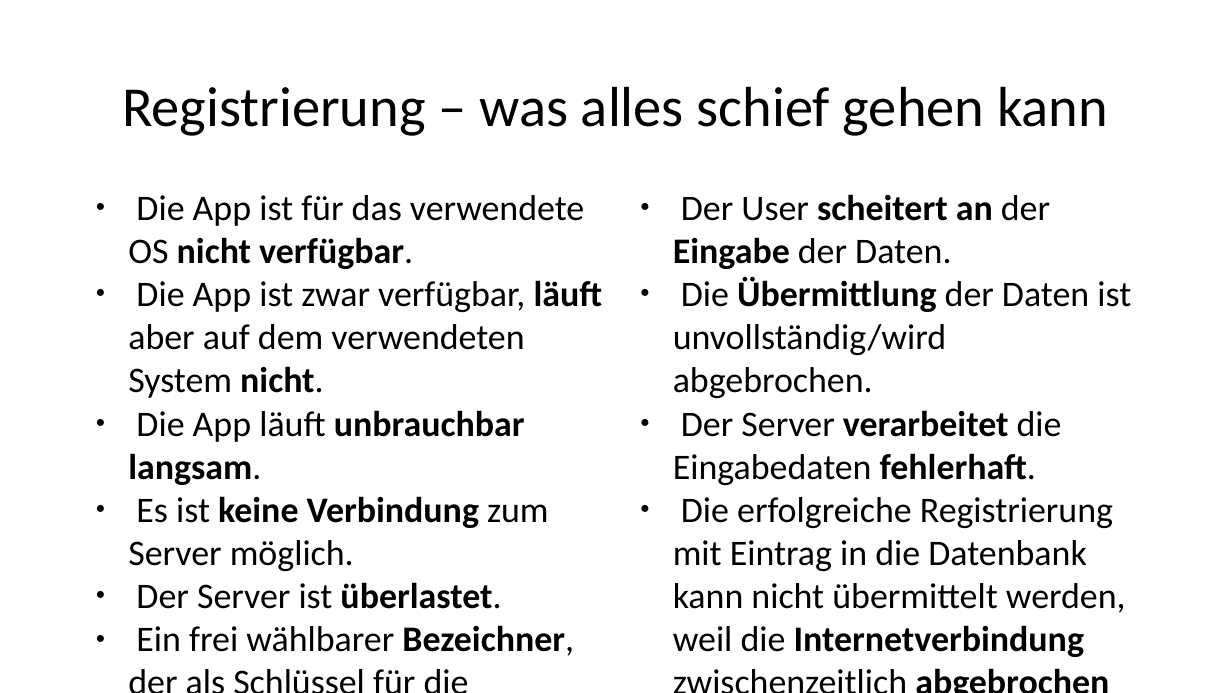
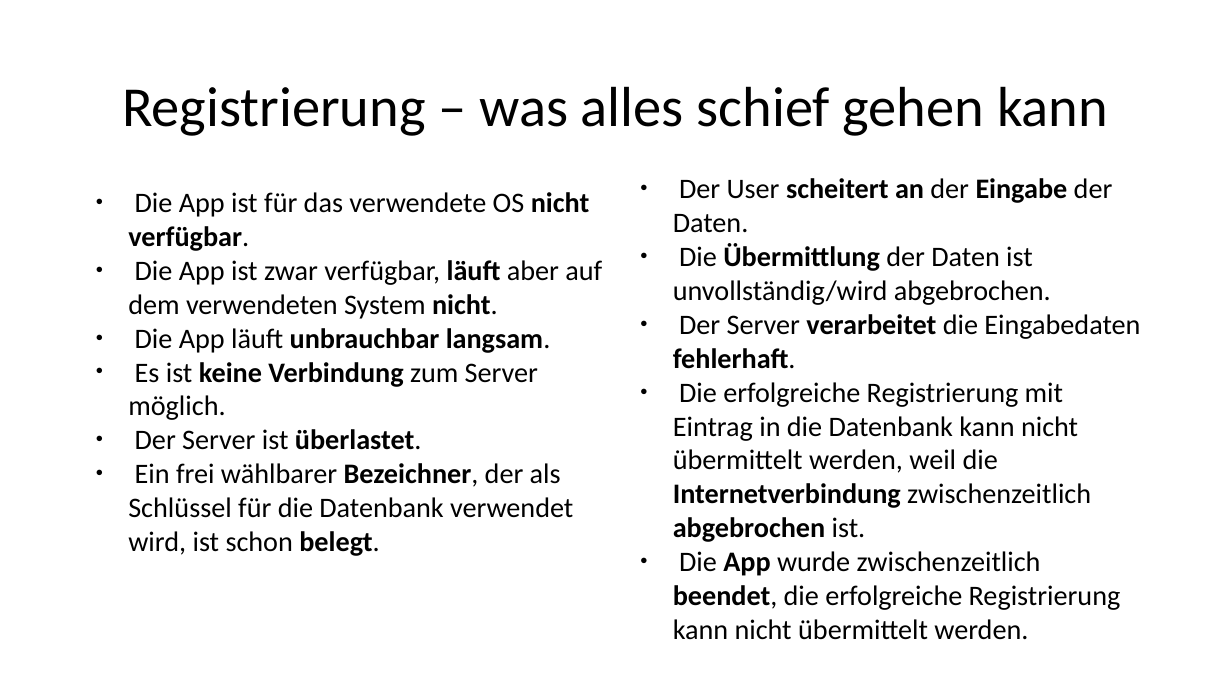
Before and after one commit to rkleee/seGruppeH, a slide deck: slide 10 of Präsi_Requirements-RebeccaSzenario.pptx. Drawn at 1232x693 pixels with LibreOffice and Linux fonts; fonts in the diff are those of the drawing. Boxes give left, top, right and bottom in pixels: in the first picture for what was removed or moved away, otherwise in the second. Text is boxed around its words. In the diff, an @@ line names an element or a change of style, - is before the commit and + after.

```diff
--- a/Präsi_Requirements-RebeccaSzenario.pptx
+++ b/Präsi_Requirements-RebeccaSzenario.pptx
@@ text "Der User scheitert an der ..." at bbox=[673, 178, 1140, 610]: size 28 to 22 pt @@
@@ text "Der User scheitert an der ...": place and size @@
-text "Der User scheitert an der ..." at bbox=[673, 194, 1131, 657]
+text "Der User scheitert an der ..." at bbox=[673, 178, 1140, 610]
@@ text "Die App ist für das ..." at bbox=[128, 192, 602, 556]: size 28 to 22 pt @@
```
Also in this commit, not shown: 3 other slides changed, 1 other file.
